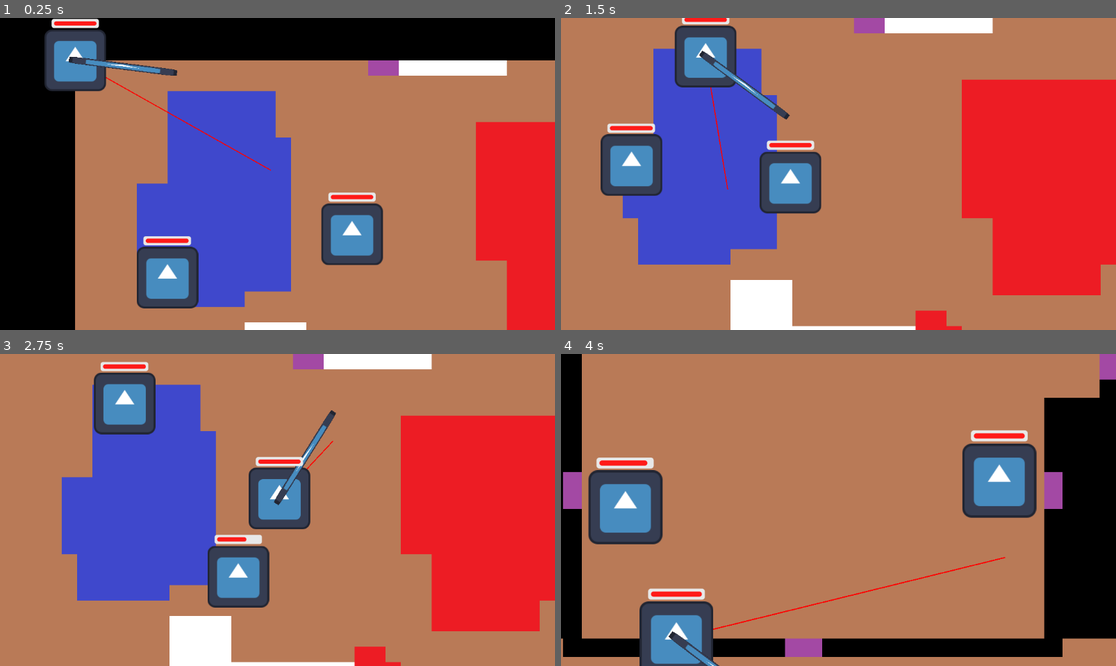
Above: before the commit, frames 1-4 (two rows, left to right).
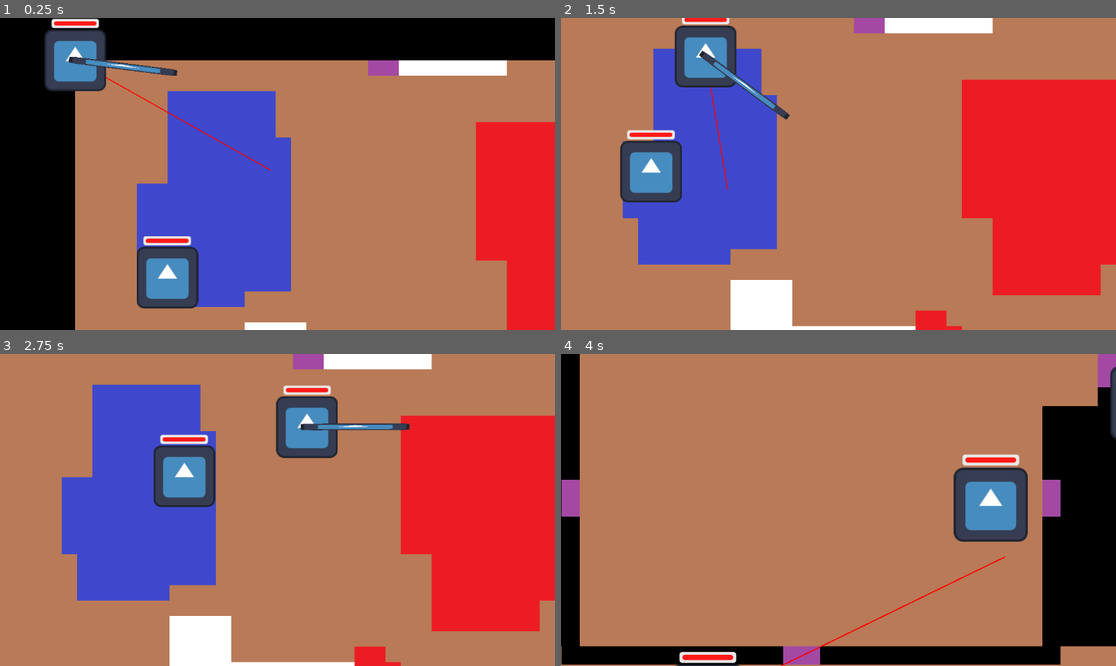
Above: after the commit, the same moments.

Repository: Arthexs/Rising-gamejam
Game: Godot game, scene res://Scenes/Main/main.tscn
Two runs of this game, one before a commit and one after it. Both use one fixed random seed, a clock stepped at 60 frames per second and the inputs below. The engine's default icon, where the game draws it, is replaced by a stand-in: a white triangle on a blue panel in a dark square.
Inputs (mouse positions are in pixels of both pictures, inside the frame that each line leads up to):
- Up to frame 1 (0.25 s): no input
- Up to frame 2 (1.5 s): move the mouse to (960, 158) at 0.52 s; hold D (Right) 0.53-1.28 s; move the mouse to (727, 189) at 1.27 s; hold S (Down) from 1.28 s (still down)
- Up to frame 3 (2.75 s): move the mouse to (333, 441) at 2.02 s; release S (Down) at 2.03 s; hold D (Right) from 2.03 s (still down)
- Up to frame 4 (4 s): move the mouse to (810, 572) at 2.77 s; release D (Right) at 2.78 s; hold W (Up) 2.78-3.53 s; move the mouse to (1005, 556) at 3.52 s; hold A (Left) from 3.53 s (still down)

The runs differ from the first frame. In frame 1, 2.5% of the frame differs, in the area x 57-70%, y 55-80%; in frame 2, 5.4%; in frame 3, 12%; in frame 4, 17%, in the area x 0-100%, y 0-100%.

Commit message:
Made movement enemies snappier

Diff:
--- a/Scenes/Main/main.tscn
+++ b/Scenes/Main/main.tscn
@@ -24,10 +24,5 @@
 
 [node name="Player" parent="." instance=ExtResource("2_qw60k")]
 
-[node name="meleeMob" parent="." node_paths=PackedStringArray("playerchar") instance=ExtResource("5_p6jpk")]
-position = Vector2(417, 268)
-lock_rotation = true
-playerchar = NodePath("../Player")
-
 [connection signal="change_room" from="MainTileMapLayer" to="PlayerCamera" method="limit_to_room"]
 [connection signal="hurtbox_hit" from="Player" to="MainTileMapLayer" method="_on_player_hurtbox_hit"]
--- a/Scenes/Mobs/ranged_mob.gd
+++ b/Scenes/Mobs/ranged_mob.gd
@@ -106,7 +106,13 @@
 		print("flying")
 		return
 
-	if direction.dot(linear_velocity) < 0:
-		apply_central_force(direction * movement_force*1.5)
+	var comp_dir: Vector2
+	# Negative rejection
+	comp_dir = -(linear_velocity - linear_velocity.dot(direction) * direction) * mass * 5
+	# Target force (compensate when going in the wrong direction)
+	if linear_velocity.dot(direction) < 0:
+		comp_dir += direction * movement_force * 7.5
 	else:
-		apply_central_force(direction * movement_force)
+		comp_dir += direction * movement_force
+
+	apply_central_force(comp_dir)
